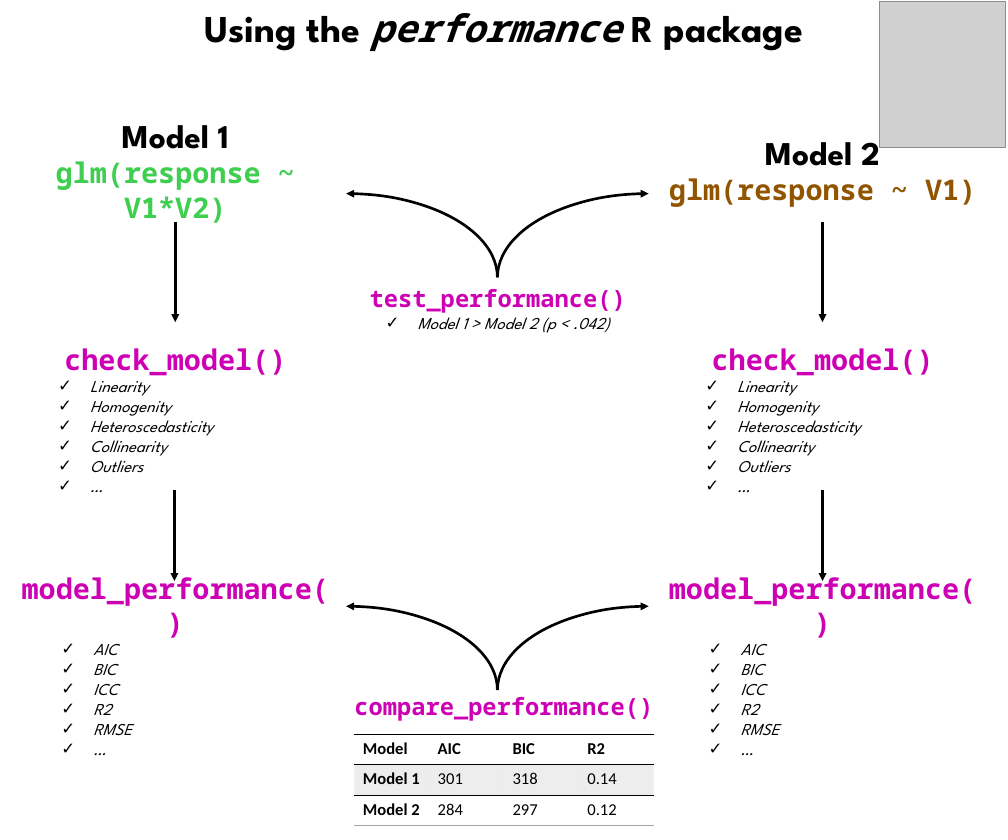
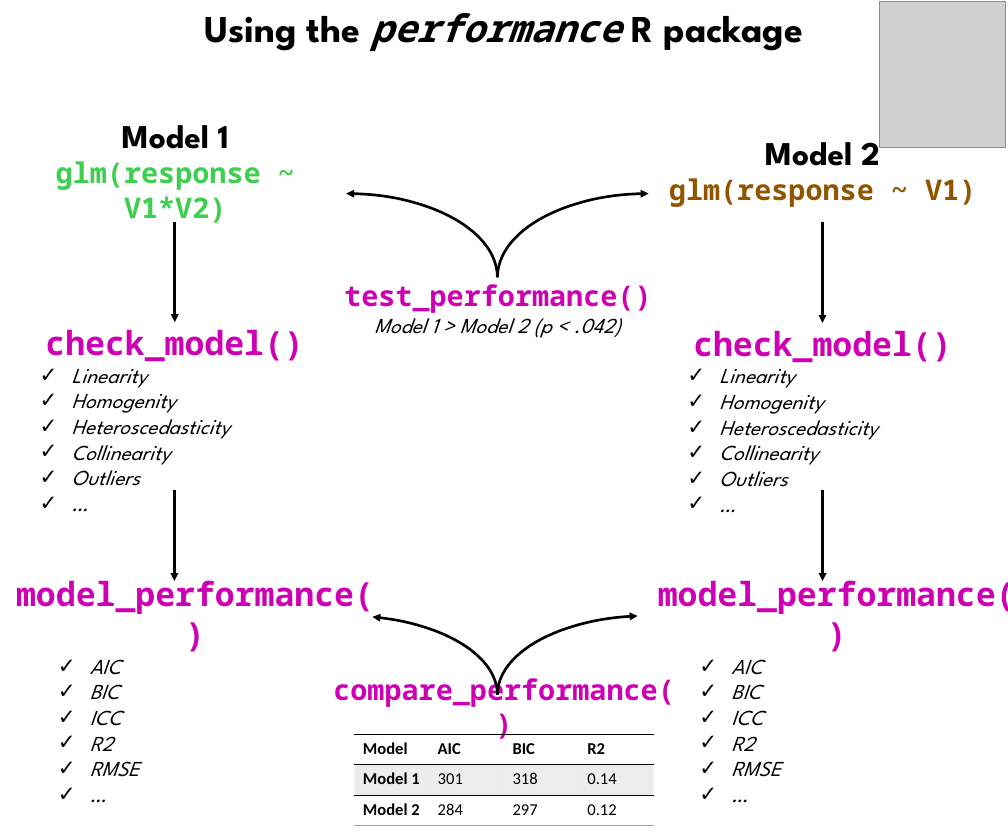
Before and after one commit to easystats/performance, a slide deck: slide 1 of paper/figures.pptx. Drawn at 1008x840 pixels with LibreOffice and Linux fonts; fonts in the diff are those of the drawing; grey boxes stand for pictures. Boxes give left, top, right and bottom in pixels: in the first picture for what was removed or moved away, otherwise in the second. Text is boxed around its words. In the diff, an @@ line names an element or a change of style, - is before the commit and + after.

```diff
--- a/paper/figures.pptx
+++ b/paper/figures.pptx
@@ text "test_performance()" at (344, 284, 651, 338): size 20 to 24 pt in "test_performance()"; size 14 to 18 pt in "Model 1 > Model 2 (p < ..."; bullet ✓ to none @@
@@ text "check_model()": place and size @@
-text "check_model()" at (64, 348, 286, 473)
+text "check_model()" at (45, 329, 303, 486)
@@ text "check_model()" at (45, 329, 303, 486): size 24 to 28 pt in "check_model()"; size 14 to 18 pt in "Linearity", "Homogenity", "Heteroscedasticity", "Collinearity" and 2 more places @@
@@ text "check_model()" at (693, 330, 951, 487): size 24 to 28 pt in "check_model()"; size 14 to 18 pt in "Linearity", "Homogenity", "Heteroscedasticity", "Collinearity" and 2 more places @@
@@ text "check_model()": place and size @@
-text "check_model()" at (712, 348, 934, 473)
+text "check_model()" at (693, 330, 951, 487)
@@ text "model_performance()" at (16, 575, 374, 777): size 24 to 28 pt in "model_performance()"; size 14 to 18 pt in "AIC", "BIC", "ICC", "R2" and 2 more places @@
@@ text "model_performance()": place and size @@
-text "model_performance()" at (669, 572, 976, 736)
+text "model_performance()" at (658, 575, 1008, 777)
@@ text "model_performance()" at (658, 575, 1008, 777): size 24 to 28 pt in "model_performance()"; size 14 to 18 pt in "AIC", "BIC", "ICC", "R2" and 2 more places @@
@@ arc (boxed as its full ellipse): place and size @@
-arc (boxed as its full ellipse) at (195, 606, 498, 773)
+arc (boxed as its full ellipse) at (195, 616, 498, 774)
@@ arc (boxed as its full ellipse) at (195, 616, 498, 774): proportions changed @@
@@ arc (boxed as its full ellipse) at (498, 616, 800, 774): proportions changed @@
@@ arc (boxed as its full ellipse): place and size @@
-arc (boxed as its full ellipse) at (498, 606, 800, 773)
+arc (boxed as its full ellipse) at (498, 616, 800, 774)
@@ text "compare_performance()" at (333, 673, 675, 707): size 20 to 24 pt @@
```
Also in this commit, not shown: 1 other file.
